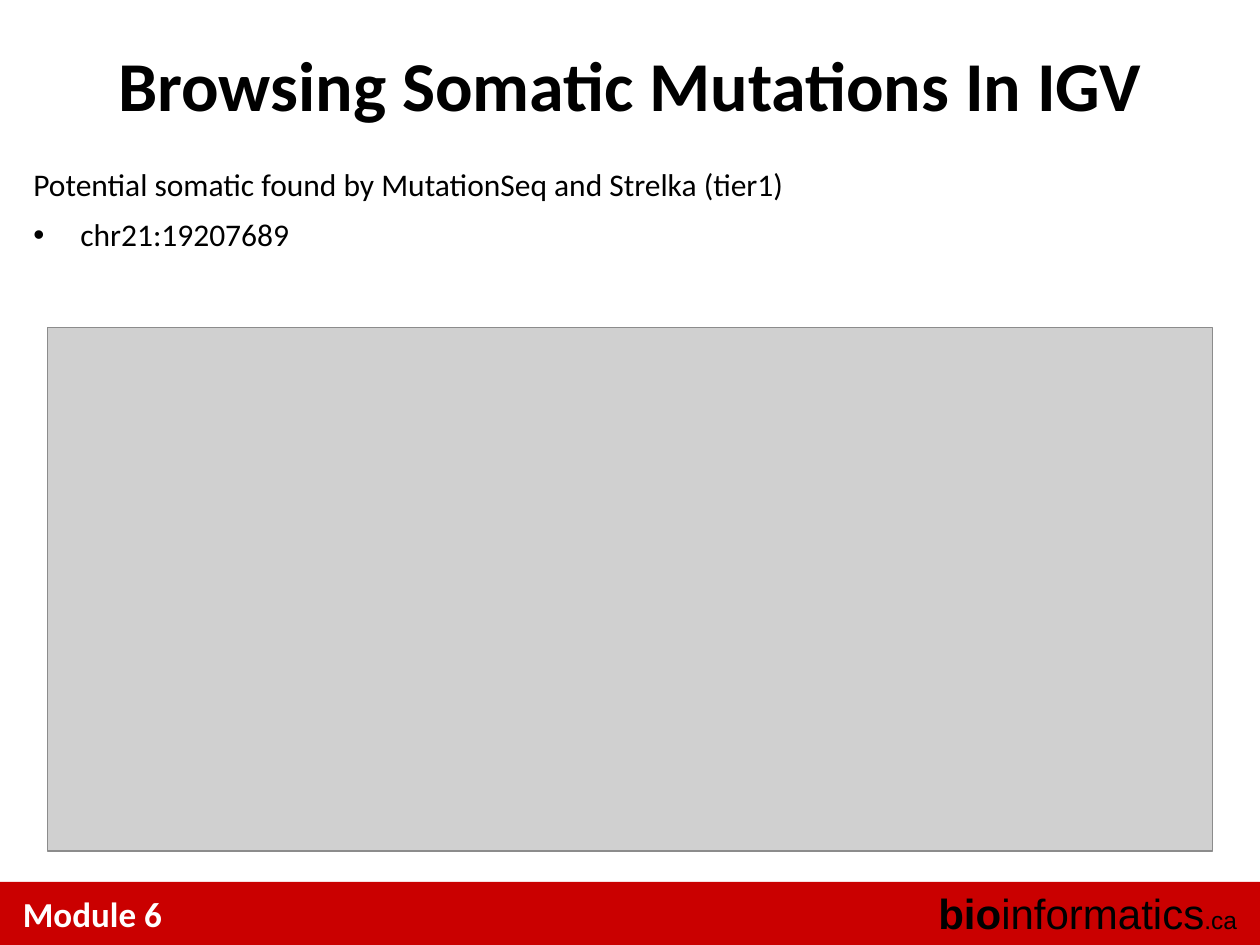
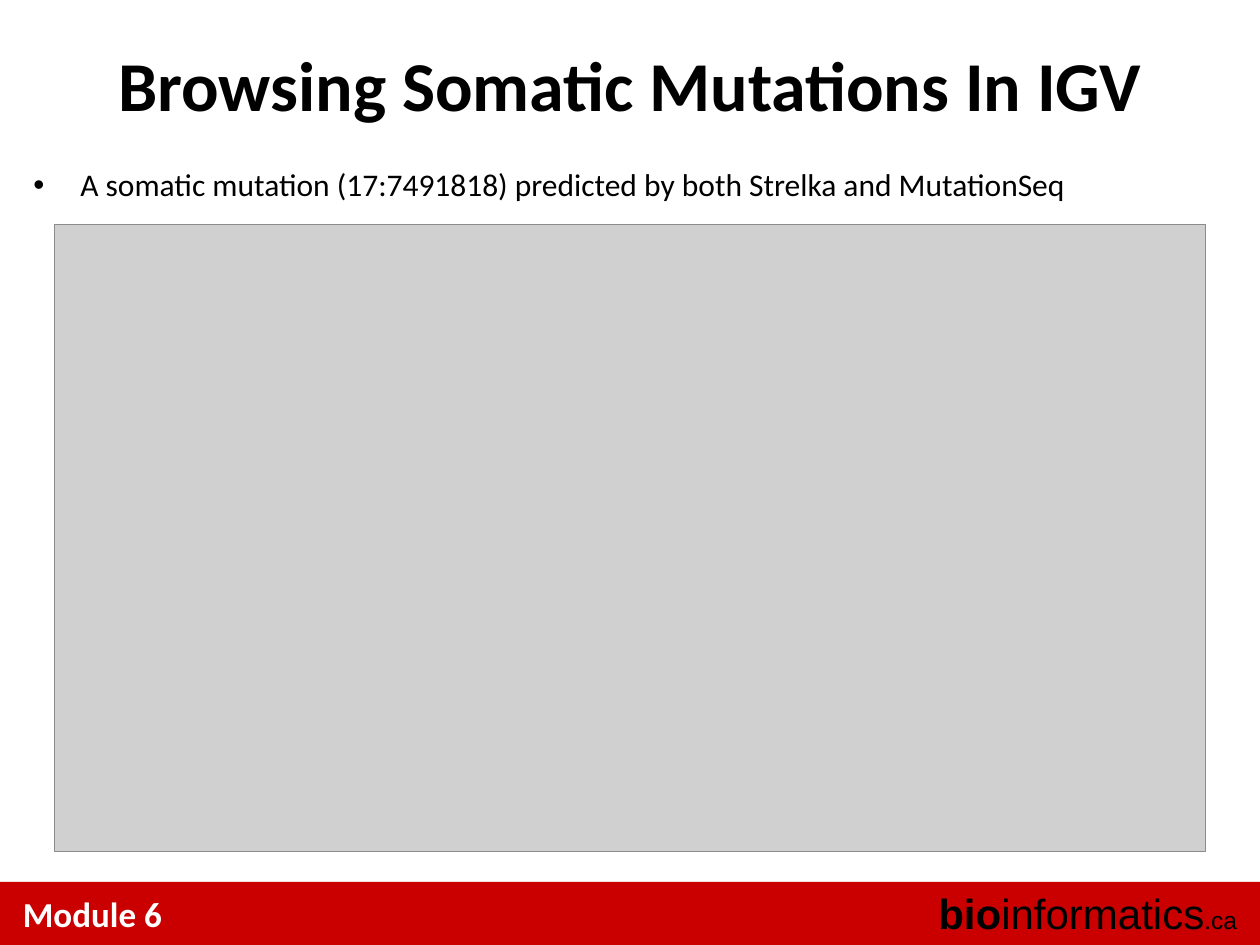
Before and after one commit to tinyheero/BICG-2016, a slide deck: slide 10 of snvs/content/BiCG_2014_Module6_Lab_shah.ppt (slide 13 before the commit). Drawn at 1260x945 pixels with LibreOffice and Linux fonts; fonts in the diff are those of the drawing; grey boxes stand for pictures. Boxes give left, top, right and bottom in pixels: in the first picture for what was removed or moved away, otherwise in the second. Text is boxed around its words. In the diff, an @@ line names an element or a change of style, - is before the commit and + after.

```diff
--- a/snvs/content/BiCG_2014_Module6_Lab_shah.ppt
+++ b/snvs/content/BiCG_2014_Module6_Lab_shah.ppt
@@ text removed at bbox=[33, 173, 783, 247] @@
-Potential somatic found by MutationSeq and Strelka (tier1)
-• chr21:19207689
@@ text added at bbox=[80, 173, 1065, 201], 18 pt, text #000000 @@
+  • A somatic mutation (17:7491818) predicted by both Strelka and MutationSeq
@@ picture: place and size @@
-picture at bbox=[48, 328, 1212, 852]
+picture at bbox=[54, 224, 1206, 852]
```
Also in this commit, not shown: 8 other slides changed, 3 slides added, 6 slides removed, 1 other file.
